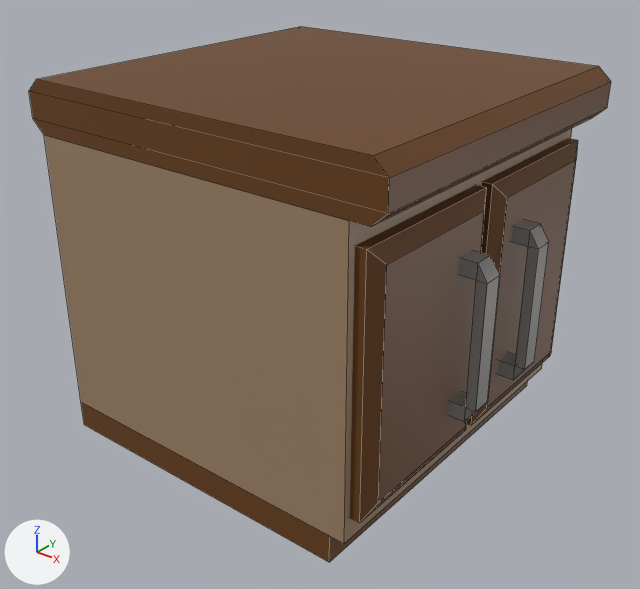
Two versions of the FBX model Artists/Jac/SM_Bench_Cupboard.fbx, one commit apart.
One viewpoint serves both versions: a 50 mm lens placed at (1.388, -1.761, 1.469), pointed at (0.021, -0.052, 0.41). Every picture has the same lights, and +X, +Y and +Z are marked at lower left. Mesh edges are drawn as thin lines. Where no turn or scale is listed for an object, it has been applied to the vertices.

The scene before the commit, as lines of its bpy script (objects in view):
```python
me_mesh = bpy.data.meshes.new('Mesh')
me_mesh.from_pydata(...)  # 96 vertices, 81 faces; spans x -0.538..0.572, y -0.5..0.5, z 0.0..1.0
me_mesh.materials.append(mat_m_bench)  # picture img_bench_d_png
ob_sm_bench_cupboard_backbevel = bpy.data.objects.new('SM_Bench_Cupboard_BackBevel', me_mesh)
ob_sm_bench_cupboard_backbevel.location = (0.0, 0.0, 0.0)
```
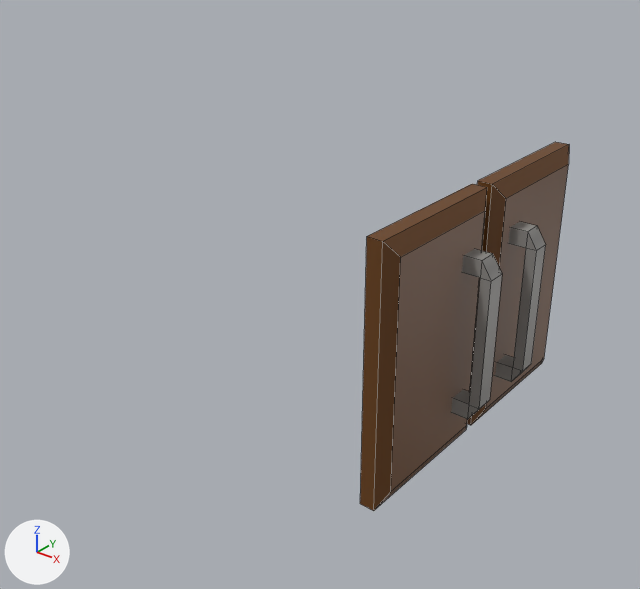
The edits, one by one:
me_mesh has 96 vertices, 81 faces and spans x -0.538..0.572, y -0.5..0.5, z 0.0..1.0.
me_mesh is used by ob_sm_bench_cupboard_backbevel; location (0.0, 0.0, 0.0).
me_mesh part 1: the loose piece of 12 vertices spanning x 0.439..0.498, y 0.014..0.48, z 0.141..0.805 is scaled about the mesh origin by (1, 0.889, 1).
me_mesh part 2: the loose piece of 20 vertices spanning x 0.456..0.572, y 0.095..0.152, z 0.265..0.682 is scaled about the mesh origin by (1, 0.889, 1).
me_mesh part 3: the loose piece of 20 vertices spanning x 0.456..0.572, y -0.152..-0.095, z 0.265..0.682 is scaled about the mesh origin by (1, 0.889, 1).
me_mesh part 4: the loose piece of 12 vertices spanning x 0.439..0.498, y -0.48..-0.014, z 0.141..0.805 is scaled about the mesh origin by (1, 0.889, 1).
me_mesh part 5: the loose piece of 16 vertices spanning x -0.538..0.538, y -0.5..0.5, z 0.864..1.0 is deleted.
me_mesh part 6: the loose piece of 8 vertices spanning x -0.5..0.45, y -0.5..0.5, z 0.079..0.864 is deleted.
me_mesh part 7: the loose piece of 8 vertices spanning x -0.5..0.408, y -0.5..0.5, z 0.0..0.079 is deleted.

Pixel boxes (x1, y1, x2, y2) of what changed, in the pictures (640 x 589 px; the box of a moved part takes in the faces that stretch with it):
'SM_Bench_Cupboard_BackBevel', reshaped (64% narrower, 31% shorter)
    before: (29, 26, 611, 562)
    after: (360, 142, 569, 511)
part 1 of me_mesh, moved or reshaped
    before: (467, 138, 578, 425)
    after: (467, 142, 569, 425)
part 2 of me_mesh, moved or reshaped
    before: (497, 220, 549, 380)
    after: (495, 222, 546, 382)
part 3 of me_mesh, moved or reshaped
    before: (448, 250, 500, 422)
    after: (451, 249, 502, 419)
part 4 of me_mesh, moved or reshaped
    before: (350, 185, 487, 523)
    after: (360, 184, 487, 511)
part 5 of me_mesh, deleted (brown)
    before: (29, 26, 611, 227)
part 6 of me_mesh, deleted (brown)
    before: (44, 128, 572, 544)
part 7 of me_mesh, deleted (brown)
    before: (81, 382, 527, 562)
